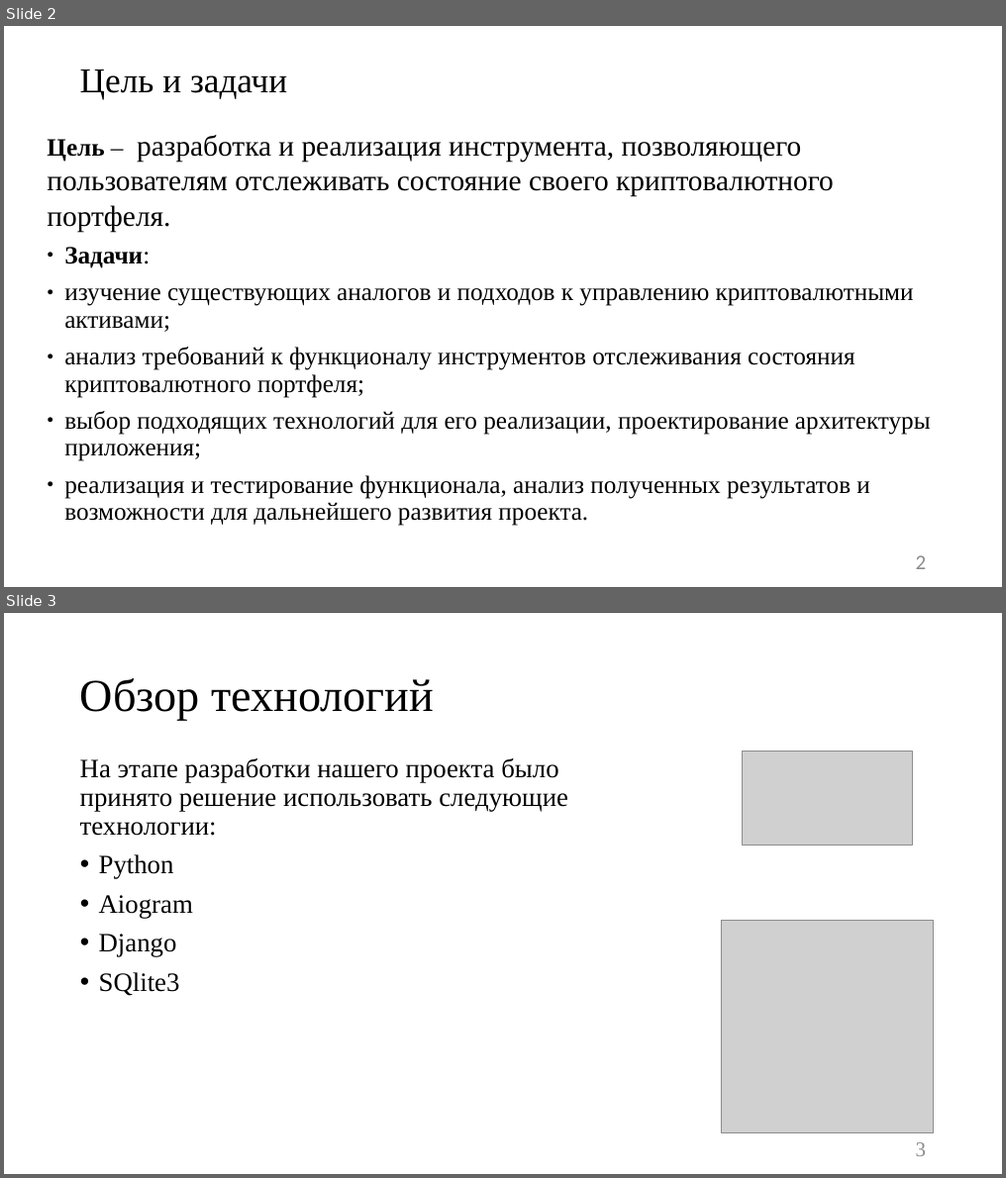
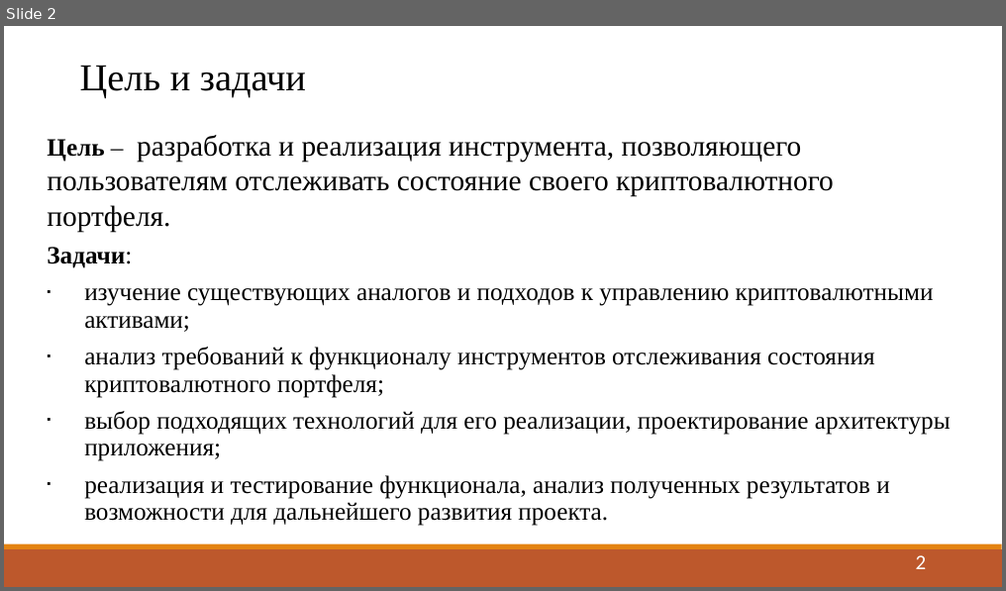
Before and after one commit to Toxich2012/kursovoi, a slide deck: presentvkr.pptx. Shown one above the other, each under a label of ours: slides 2 and 3 before the commit, slide 2 after it. The pictures are 1006x1178 and 1006x591 pixels, drawn with LibreOffice and Linux fonts; fonts in the diff are those of the drawing; grey boxes stand for pictures. Boxes give left, top, right and bottom in pixels: in the first picture for what was removed or moved away, otherwise in the second. Text is boxed around its words. In the diff, an @@ line names an element or a change of style, - is before the commit and + after.

```diff
--- a/presentvkr.pptx
+++ b/presentvkr.pptx
@@ slide 3 removed at bbox=[4, 613, 1002, 1174], background #FFFFFF @@
@@ text removed at bbox=[80, 678, 434, 721] @@
-Обзор технологий
@@ text removed at bbox=[80, 759, 568, 996] @@
-На этапе разработки нашего проекта было принято решение использовать следующие технологии:
-• Python
-• Aiogram
-• Django
-• SQlite3
@@ picture removed at bbox=[743, 752, 913, 845] @@
@@ picture removed at bbox=[721, 921, 934, 1134] @@
@@ page number removed at bbox=[916, 1143, 927, 1157] @@
-3
@@ slide 2 changed as well @@
@@ text "Цель и задачи" at bbox=[80, 66, 306, 99]: size 33.6 to 36.6 pt; line spacing 0.9 to 0.7 @@
@@ text at bbox=[47, 247, 950, 526]: bullet ● to none; bullet ● to ▪ @@
@@ rectangle added at bbox=[4, 550, 1002, 587], fill #BD582C @@
@@ rectangle added at bbox=[4, 545, 1002, 550], fill #E48312 @@
@@ page number at bbox=[916, 556, 927, 570]: text colour #8B8B8B to #FFFFFF @@
```
Also in this commit, not shown: 6 other slides changed, 1 slide added, 2 other slides removed, 1 other file.
